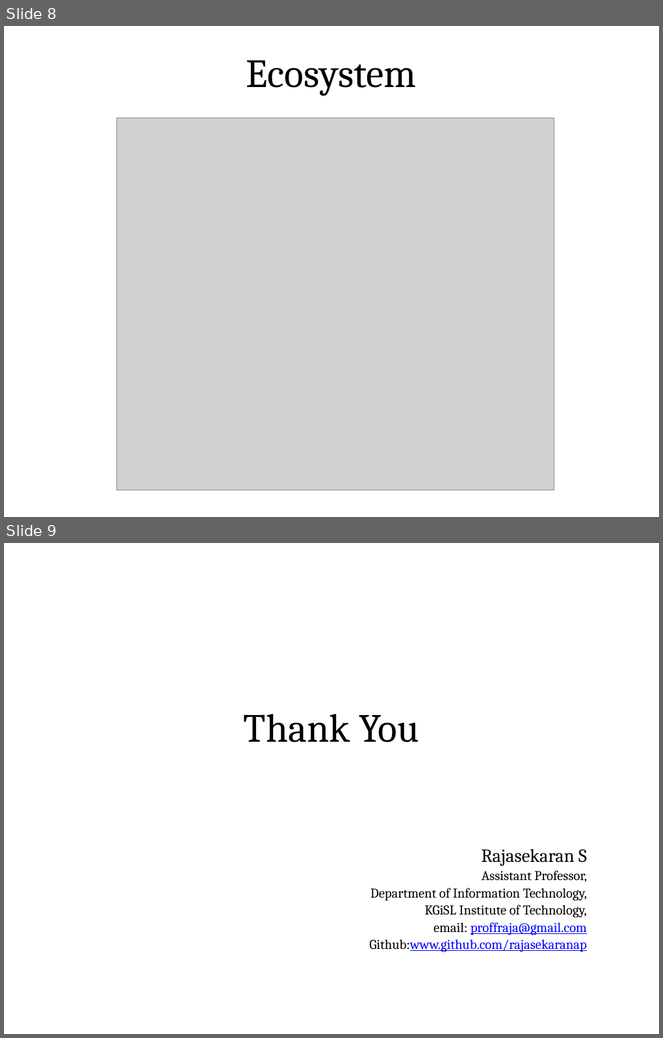
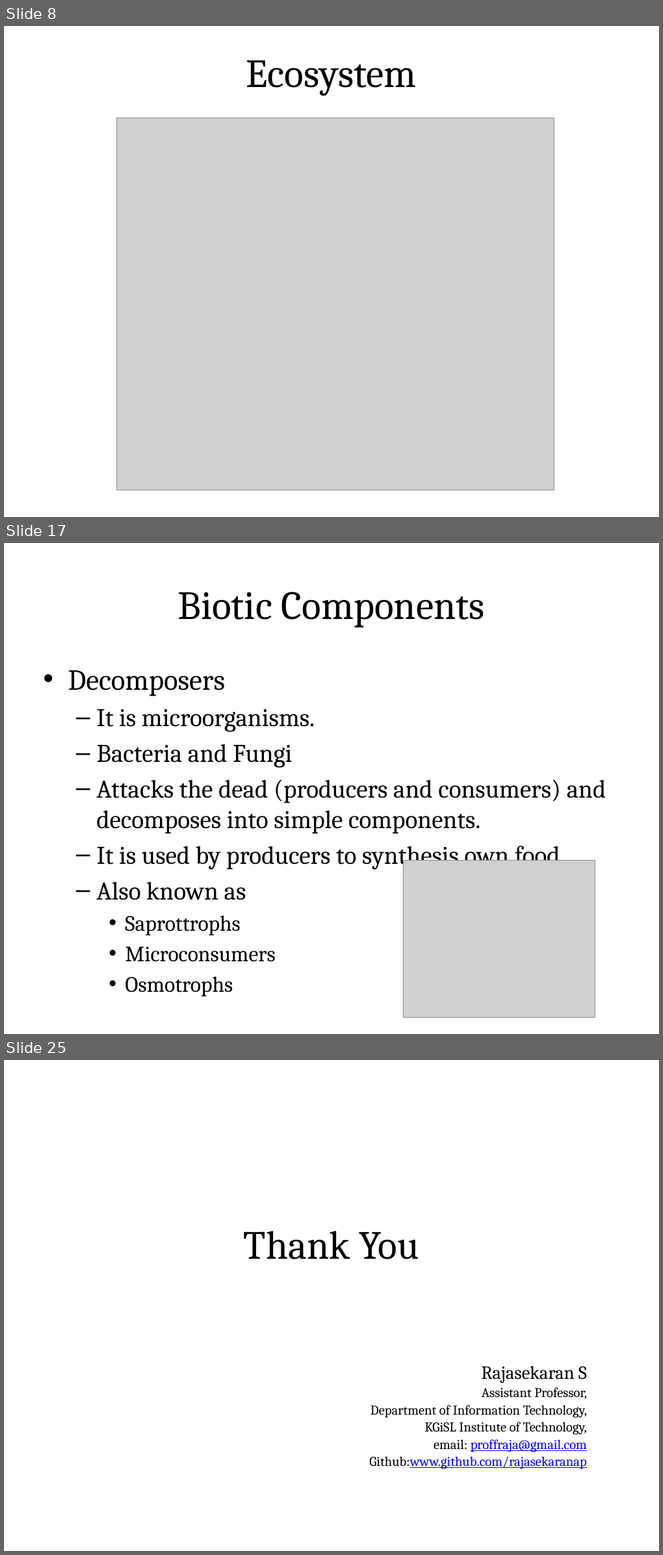
Before and after one commit to rajasekaran36/GE8291-Environmental-Science-and-Engineering, a slide deck: Slides/GE8291-U1.pptx. Shown one above the other, each under a label of ours: slides 8 and 9 before the commit, slides 8, 17 and 25 after it; the slides between them are not shown. The pictures are 663x1038 and 663x1555 pixels, drawn with LibreOffice and Linux fonts; fonts in the diff are those of the drawing; grey boxes stand for pictures. Boxes give left, top, right and bottom in pixels: in the first picture for what was removed or moved away, otherwise in the second. Text is boxed around its words. In the diff, an @@ line names an element or a change of style, - is before the commit and + after.

Commit message:
Last Update 18-12-2018 10:14:09.44

```diff
--- a/Slides/GE8291-U1.pptx
+++ b/Slides/GE8291-U1.pptx
@@ slide 17 added at (4,543,659,1034), background #FFFFFF @@
@@ title added at (36,563,627,644), fill gradient #DAFDA7 to #E4FCC2 to #F5FFE7, outline #98B955 0.75 pt, 44 pt, text #000000 @@
+Biotic Components
@@ text added at (68,670,607,962), 28 pt, text #000000 @@
+• Decomposers
+  – It is microorganisms.
+  – Bacteria and Fungi
+  – Attacks the dead (producers and consumers) and decomposes into simple components.
+  – It is used by producers to synthesis own food.
+  – Also known as
+    • Saprottrophs
+    • Microconsumers
+    • Osmotrophs
@@ picture added at (403,860,595,1018) @@
@@ what was slide 9 is now slide 25 @@
```
Also in this commit, not shown: 15 other slides added.
